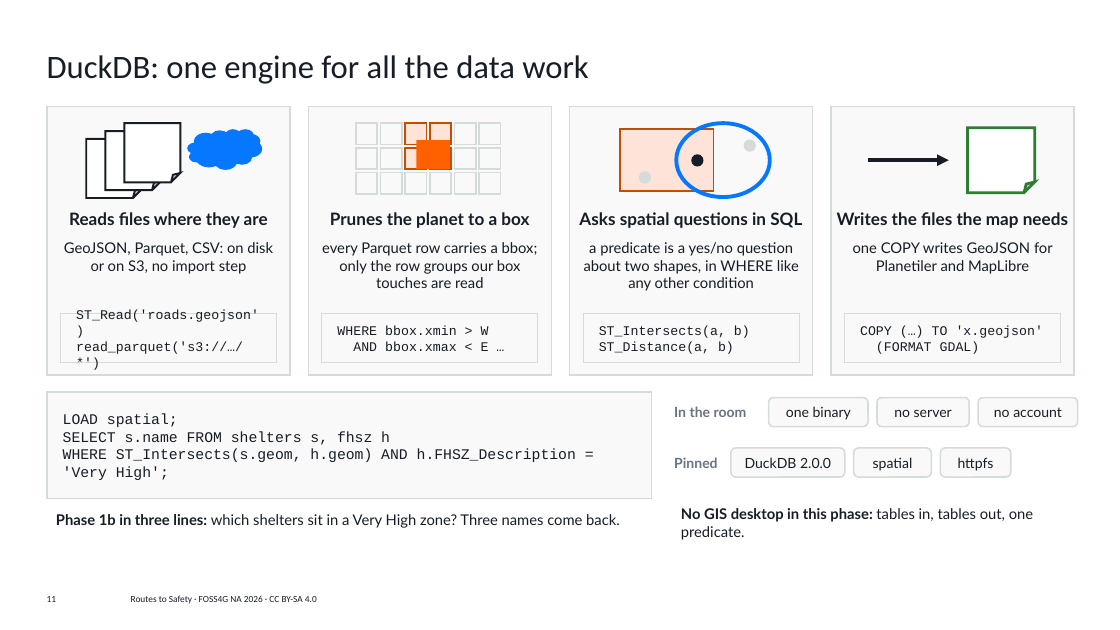
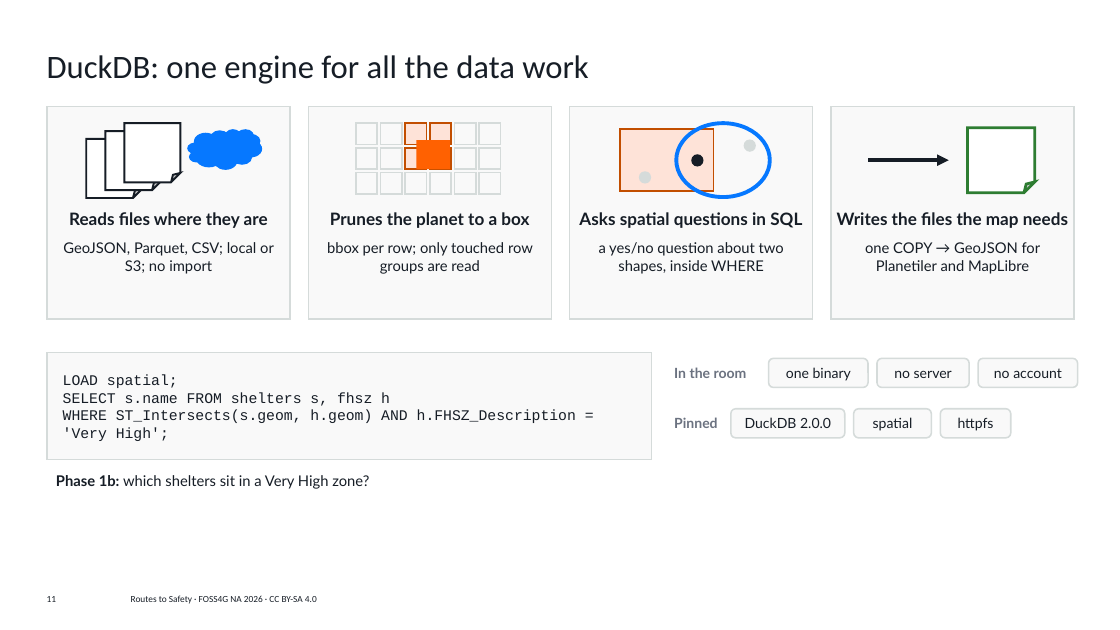
Before and after one commit to vishal4c/routes-to-safety-workshop, a slide deck: slide 11 of deck/Routes-to-Safety-FOSS4G-NA-2026.pptx. Drawn at 1120x630 pixels with LibreOffice and Linux fonts; fonts in the diff are those of the drawing; background and template pictures are left out. Boxes give left, top, right and bottom in pixels: in the first picture for what was removed or moved away, otherwise in the second. Text is boxed around its words. In the diff, an @@ line names an element or a change of style, - is before the commit and + after.

```diff
--- a/deck/Routes-to-Safety-FOSS4G-NA-2026.pptx
+++ b/deck/Routes-to-Safety-FOSS4G-NA-2026.pptx
@@ rectangle: place and size @@
-rectangle at (47,106,290,375)
+rectangle at (47,106,290,319)
@@ rectangle: place and size @@
-rectangle at (308,106,551,375)
+rectangle at (308,106,551,319)
@@ rectangle: place and size @@
-rectangle at (570,106,813,375)
+rectangle at (570,106,813,319)
@@ rectangle: place and size @@
-rectangle at (831,106,1074,375)
+rectangle at (831,106,1074,319)
@@ text at (63,242,274,274): text changed @@
-GeoJSON, Parquet, CSV: on disk or on S3, no import step
+GeoJSON, Parquet, CSV; local or S3; no import
@@ text at (327,242,533,274): text changed @@
-every Parquet row carries a bbox; only the row groups our box touches are read
+bbox per row; only touched row groups are read
@@ text at (599,242,784,274): text changed @@
-a predicate is a yes/no question about two shapes, in WHERE like any other condition
+a yes/no question about two shapes, inside WHERE
@@ text at (865,242,1041,274): text changed @@
-one COPY writes GeoJSON for Planetiler and MapLibre
+one COPY → GeoJSON for Planetiler and MapLibre
@@ rectangle removed at (60,314,277,363) @@
-ST_Read('roads.geojson')
-read_parquet('s3://…/*')
@@ rectangle removed at (321,314,538,363) @@
-WHERE bbox.xmin > W
-AND bbox.xmax < E …
@@ rectangle removed at (584,314,800,363) @@
-ST_Intersects(a, b)
-ST_Distance(a, b)
@@ rectangle removed at (844,314,1061,363) @@
-COPY (…) TO 'x.geojson'
-(FORMAT GDAL)
@@ 6 rounded rectangles, 2 texts, 1 rectangle: place and size @@
-6 rounded rectangles, 2 texts, 1 rectangle at (47,392,1077,498)
+6 rounded rectangles, 2 texts, 1 rectangle at (47,353,1077,459)
@@ text at (56,475,369,489): text changed @@
-Phase 1b in three lines: which shelters sit in a Very High zone? Three names come back.
+Phase 1b: which shelters sit in a Very High zone?
@@ text removed at (681,508,1033,540) @@
-No GIS desktop in this phase: tables in, tables out, one predicate.
```
Also in this commit, not shown: 21 other slides changed, 1 other file.
